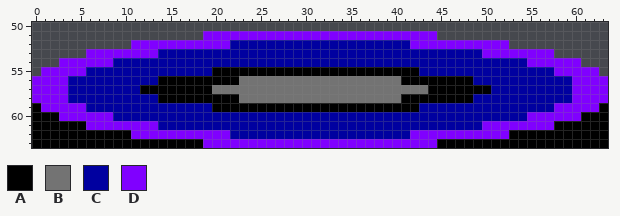
Edited in one commit: pixel-art sprite (U-22/images/warpzone.png). Above is the file before it was changed.
The file is 64x64 pixels. Shown: x 0..63, y 50..63.
Palette (. is transparent): A #000000  B #737373  C #0000a0  D #8000ff
Pixels before, first column x 0:
51 ...................DDDDDDDDDDDDDDDDDDDDDDDDDD...................
52 ...........DDDDDDDDDDDCCCCCCCCCCCCCCCCCCCCDDDDDDDDDDD...........
53 ......DDDDDDDDCCCCCCCCCCCCCCCCCCCCCCCCCCCCCCCCCCCCDDDDDDDD......
54 ...DDDDDDCCCCCCCCCCCCCCCCCCCCCCCCCCCCCCCCCCCCCCCCCCCCCCDDDDDD...
55 .DDDDDCCCCCCCCCCCCCCAAAAAAAAAAAAAAAAAAAAAAACCCCCCCCCCCCCCCDDDDD.
56 DDDDCCCCCCCCCCAAAAAAAAABBBBBBBBBBBBBBBBBBAAAAAAAACCCCCCCCCCCDDDD
57 DDDDCCCCCCCCAAAAAAAABBBBBBBBBBBBBBBBBBBBBBBBAAAAAAACCCCCCCCCDDDD
58 DDDDCCCCCCCCCCAAAAAAAAABBBBBBBBBBBBBBBBBBAAAAAAAACCCCCCCCCCCDDDD
59 ADDDDDCCCCCCCCCCCCCCAAAAAAAAAAAAAAAAAAAAAAACCCCCCCCCCCCCCCDDDDDA
60 AAADDDDDDCCCCCCCCCCCCCCCCCCCCCCCCCCCCCCCCCCCCCCCCCCCCCCDDDDDDAAA
61 AAAAAADDDDDDDDCCCCCCCCCCCCCCCCCCCCCCCCCCCCCCCCCCCCDDDDDDDDAAAAAA
62 AAAAAAAAAAADDDDDDDDDDDCCCCCCCCCCCCCCCCCCCCDDDDDDDDDDDAAAAAAAAAAA
63 AAAAAAAAAAAAAAAAAAADDDDDDDDDDDDDDDDDDDDDDDDDDAAAAAAAAAAAAAAAAAAA
Once edited:
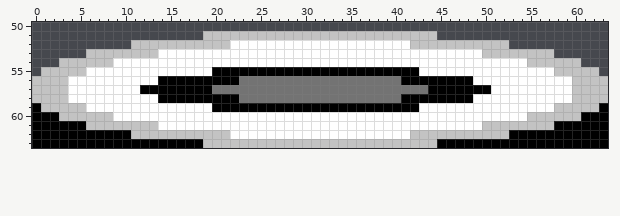
What changed:
{"colour":"C","old":"#0000a0","new":"#ffffff"}
{"colour":"D","old":"#8000ff","new":"#c3c3c3"}
{"label":"changed","picture_box":[32,31,608,148]}
